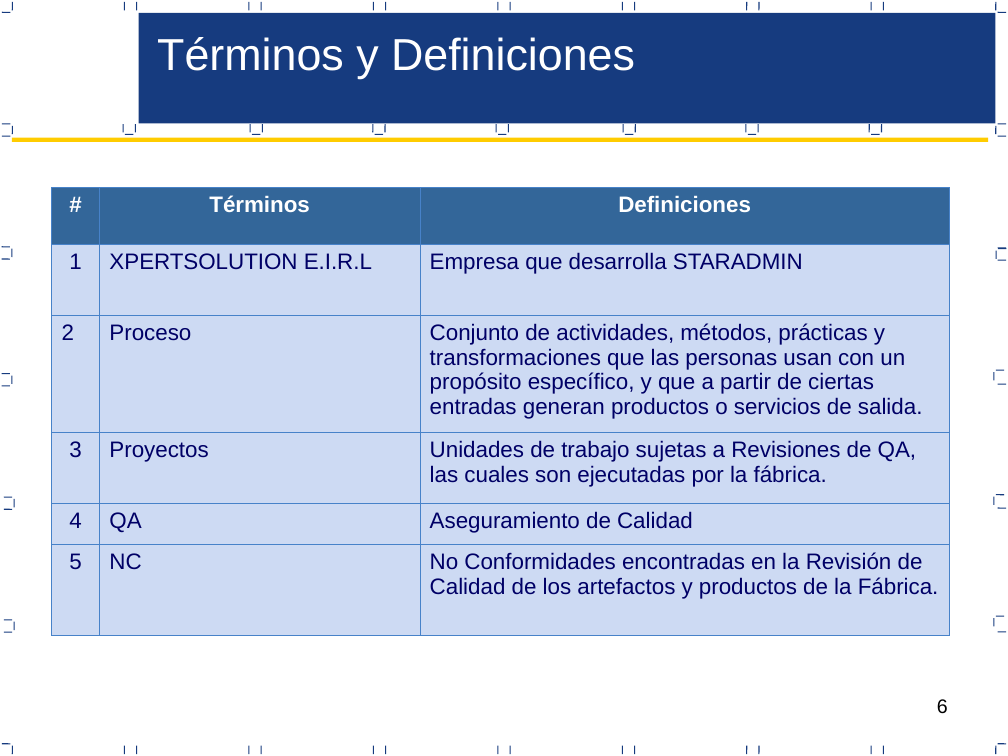
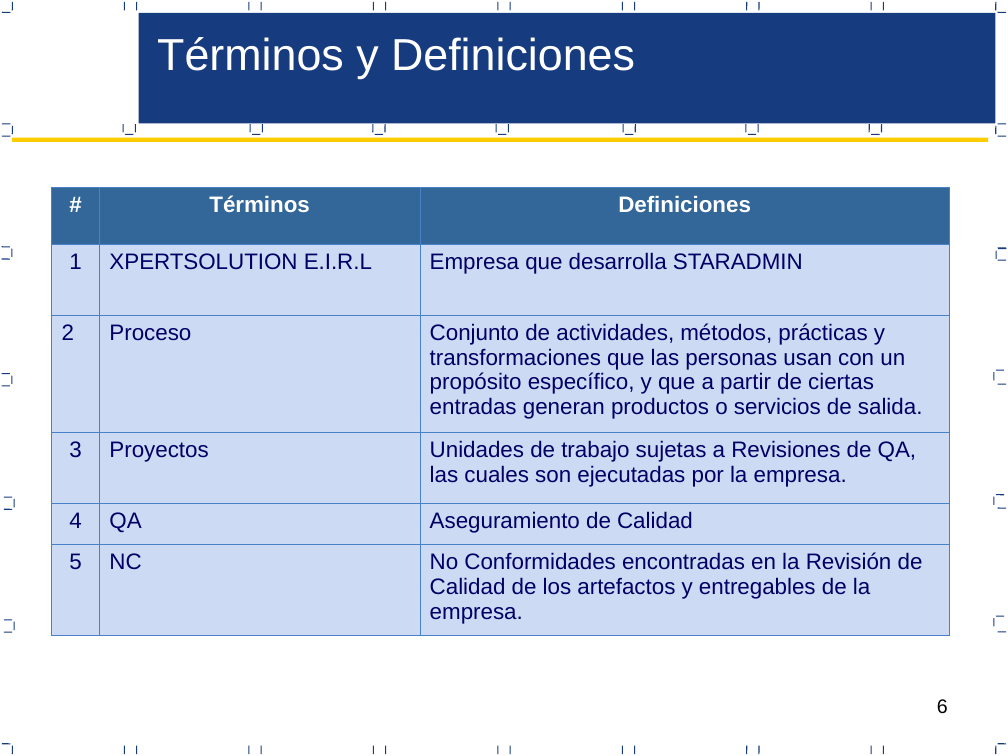
Before and after one commit to acporras/documentationStaradmin, a slide deck: slide 6 of Area de proceso PPQA/PQA_v1.0_2017.ppt. Drawn at 1008x756 pixels with LibreOffice and Linux fonts; fonts in the diff are those of the drawing. Boxes give left, top, right and bottom in pixels: in the first picture for what was removed or moved away, otherwise in the second. Text is boxed around its words. In the diff, an @@ line names an element or a change of style, - is before the commit and + after.

```diff
--- a/Area de proceso PPQA/PQA_v1.0_2017.ppt
+++ b/Area de proceso PPQA/PQA_v1.0_2017.ppt
@@ table at box(51, 187, 951, 635) @@
-row 4, column 3: Unidades de trabajo sujetas a Revisiones de QA, las cuales son ejecutadas por la fábrica.
+row 4, column 3: Unidades de trabajo sujetas a Revisiones de QA, las cuales son ejecutadas por la empresa.
-row 6, column 3: No Conformidades encontradas en la Revisión de Calidad de los artefactos y productos de la Fábrica.
+row 6, column 3: No Conformidades encontradas en la Revisión de Calidad de los artefactos y entregables de la empresa.
```
Also in this commit, not shown: 4 other slides changed, 7 other files.
